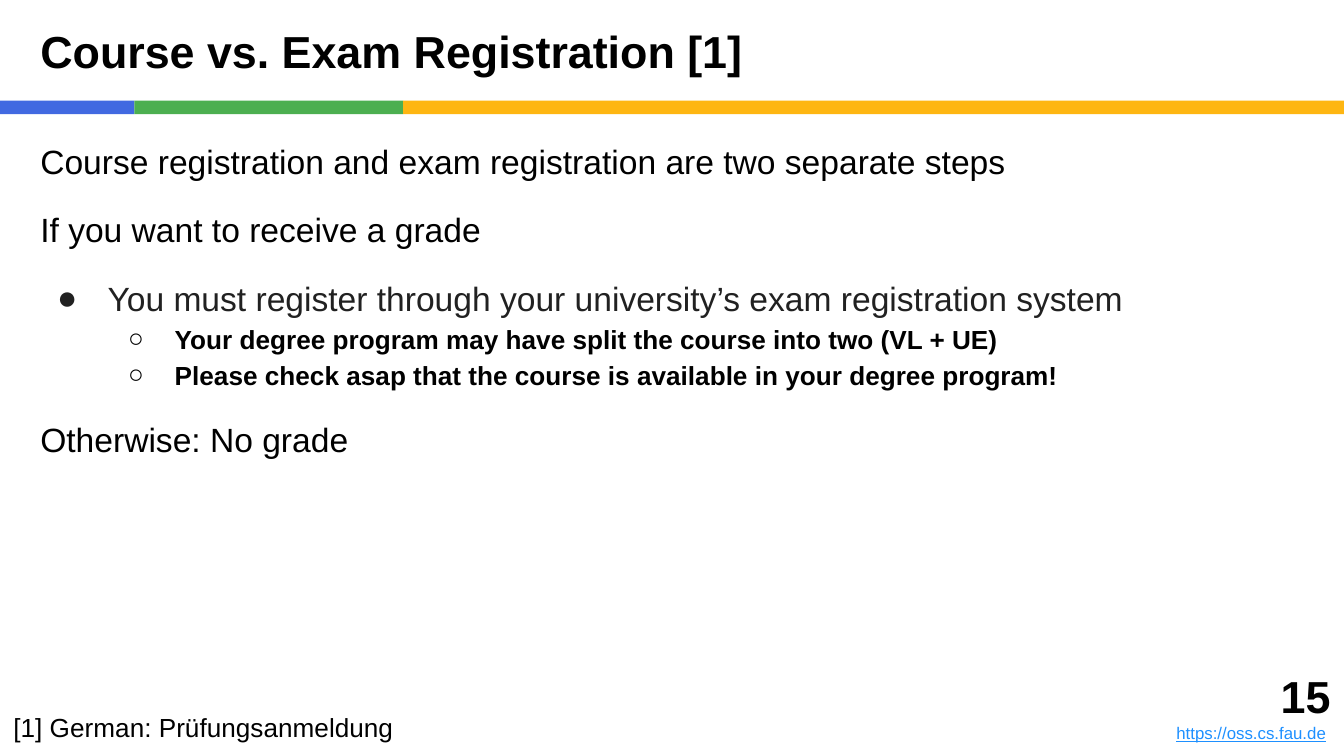
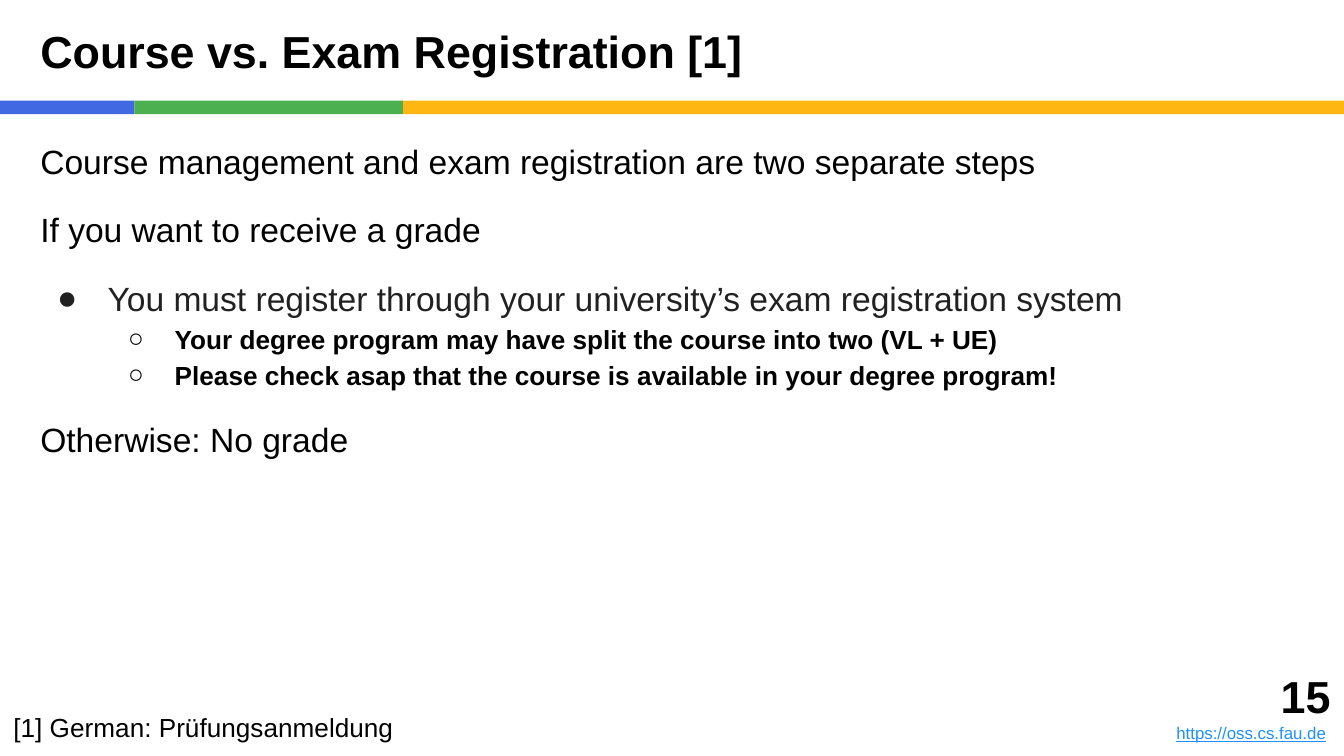
Before and after one commit to dirkriehle/adap-course, a slide deck: slide 15 of Lecture slides/ADAP A01 - Introduction.pptx. Drawn at 1344x756 pixels with LibreOffice and Linux fonts; fonts in the diff are those of the drawing. Boxes give left, top, right and bottom in pixels: in the first picture for what was removed or moved away, otherwise in the second. Text is boxed around its words. In the diff, an @@ line names an element or a change of style, - is before the commit and + after.

```diff
--- a/Lecture slides/ADAP A01 - Introduction.pptx
+++ b/Lecture slides/ADAP A01 - Introduction.pptx
@@ text at (x1=40, y1=149, x2=1035, y2=180): text changed @@
-Course registration and exam registration are two separate steps
+Course management and exam registration are two separate steps
```
Also in this commit, not shown: 4 other slides changed, 1 other file.
